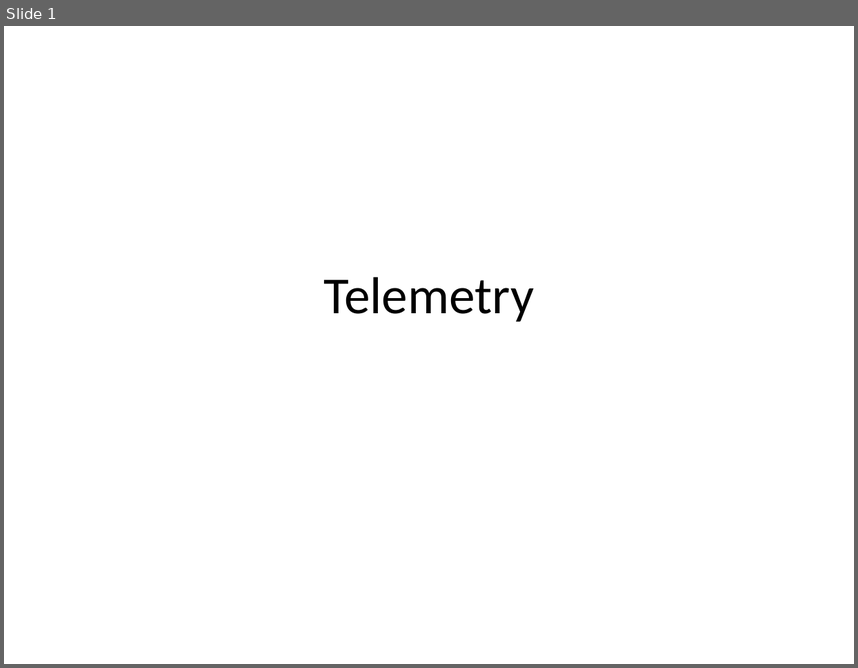
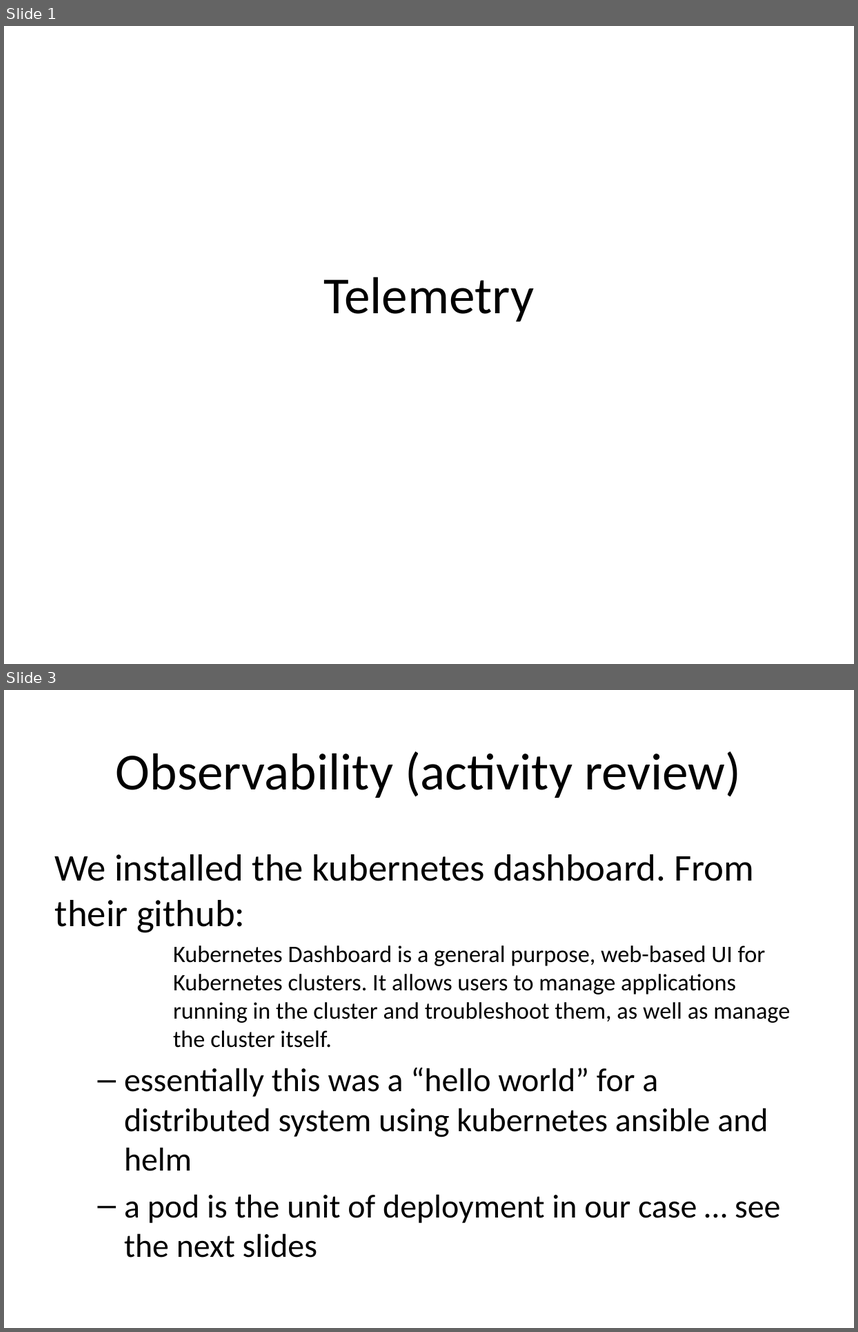
Before and after one commit to rhildred/INFO8985, a slide deck: telemetry/slides.pptx. Shown one above the other, each under a label of ours: slide 1 before the commit, slides 1 and 3 after it; the slides between them are not shown. The pictures are 858x668 and 858x1332 pixels, drawn with LibreOffice and Linux fonts; fonts in the diff are those of the drawing. Boxes give left, top, right and bottom in pixels: in the first picture for what was removed or moved away, otherwise in the second. Text is boxed around its words. In the diff, an @@ line names an element or a change of style, - is before the commit and + after.

Commit message:
deploy: 47692e5b7293545095eda128ab04eb583aee1d8e

```diff
--- a/telemetry/slides.pptx
+++ b/telemetry/slides.pptx
@@ slide 3 added at [4, 690, 854, 1328], background #FFFFFF @@
@@ title added at [116, 751, 741, 798], 44 pt, text #000000 @@
+Observability (activity review)
@@ text added at [55, 854, 790, 1257], 20 pt, text #000000 @@
+We installed the kubernetes dashboard. From their github:
+Kubernetes Dashboard is a general purpose, web-based UI for Kubernetes clusters. It allows users to manage applications running in the cluster and troubleshoot them, as well as manage the cluster itself.
+  – essentially this was a “hello world” for a distributed system using kubernetes ansible and helm
+  – a pod is the unit of deployment in our case … see the next slides
```
Also in this commit, not shown: 1 slide changed, 3 other slides added, 15 other files.
